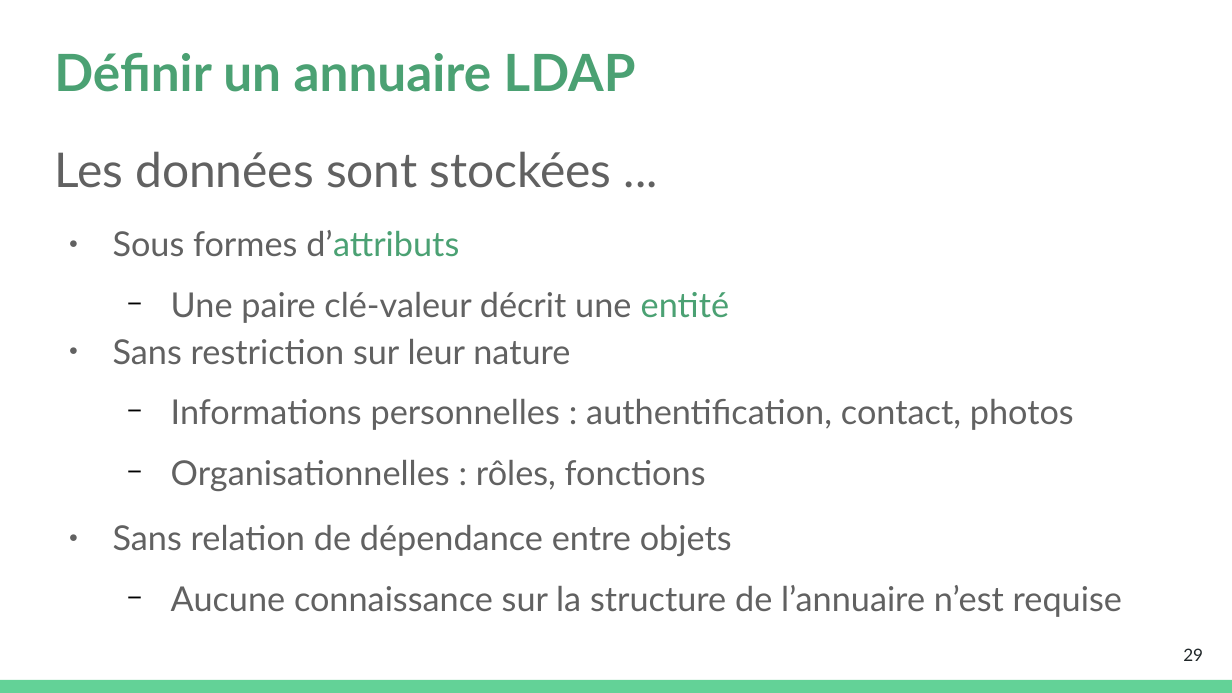
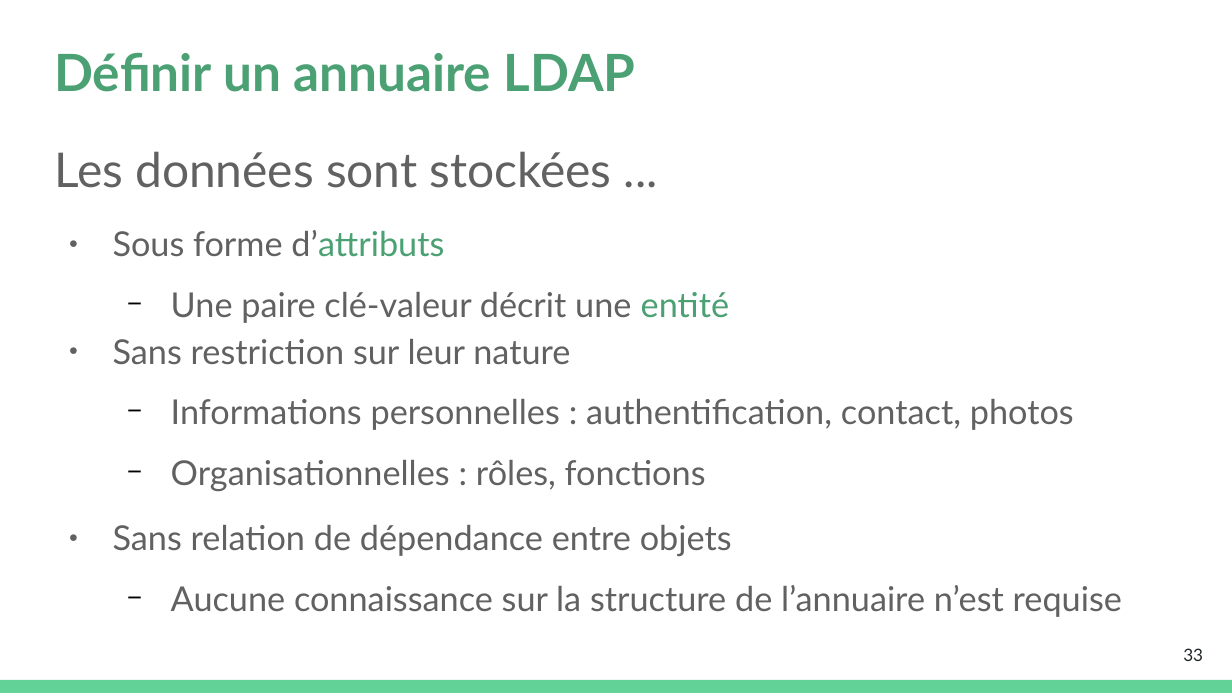
Before and after one commit to platu/inetdoc, a slide deck: slide 33 of presentations/asr-c3/c3-m1-asr.odp (slide 29 before the commit). Drawn at 1232x693 pixels with LibreOffice and Linux fonts; fonts in the diff are those of the drawing. Boxes give left, top, right and bottom in pixels: in the first picture for what was removed or moved away, otherwise in the second. Text is boxed around its words. In the diff, an @@ line names an element or a change of style, - is before the commit and + after.

```diff
--- a/presentations/asr-c3/c3-m1-asr.odp
+++ b/presentations/asr-c3/c3-m1-asr.odp
@@ text at (x1=113, y1=230, x2=444, y2=257): text changed @@
-● Sous formes d’attributs
+● Sous forme d’attributs
@@ page number at (x1=1183, y1=648, x2=1203, y2=661): text changed @@
-29
+33
```
Also in this commit, not shown: 5 other slides changed, 4 slides added, 3 other files.
